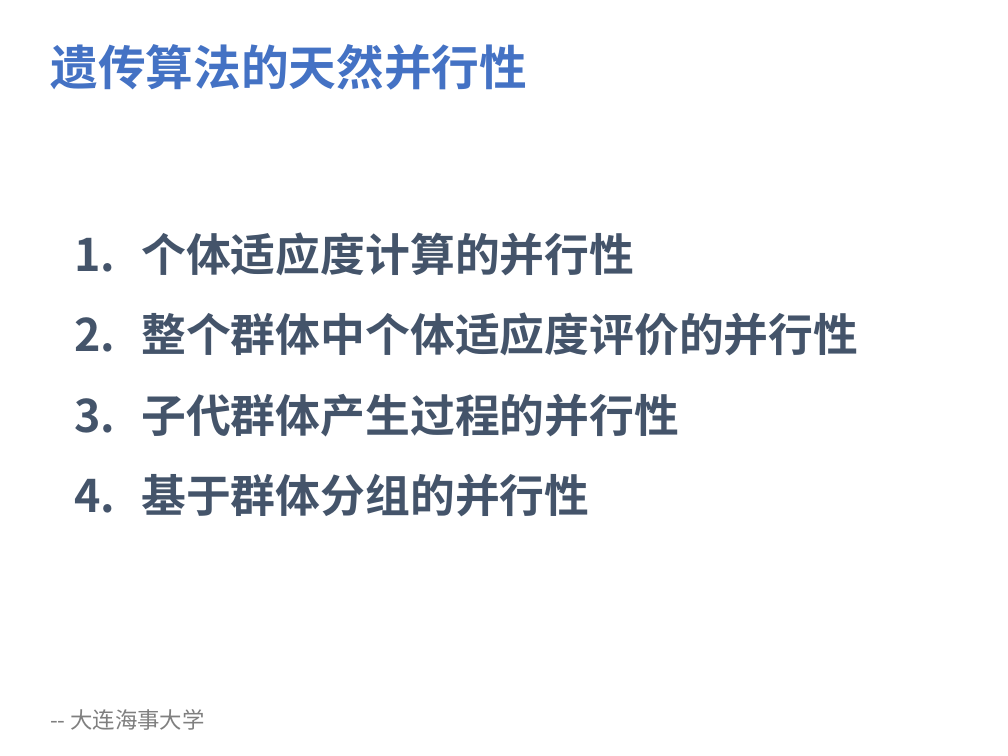
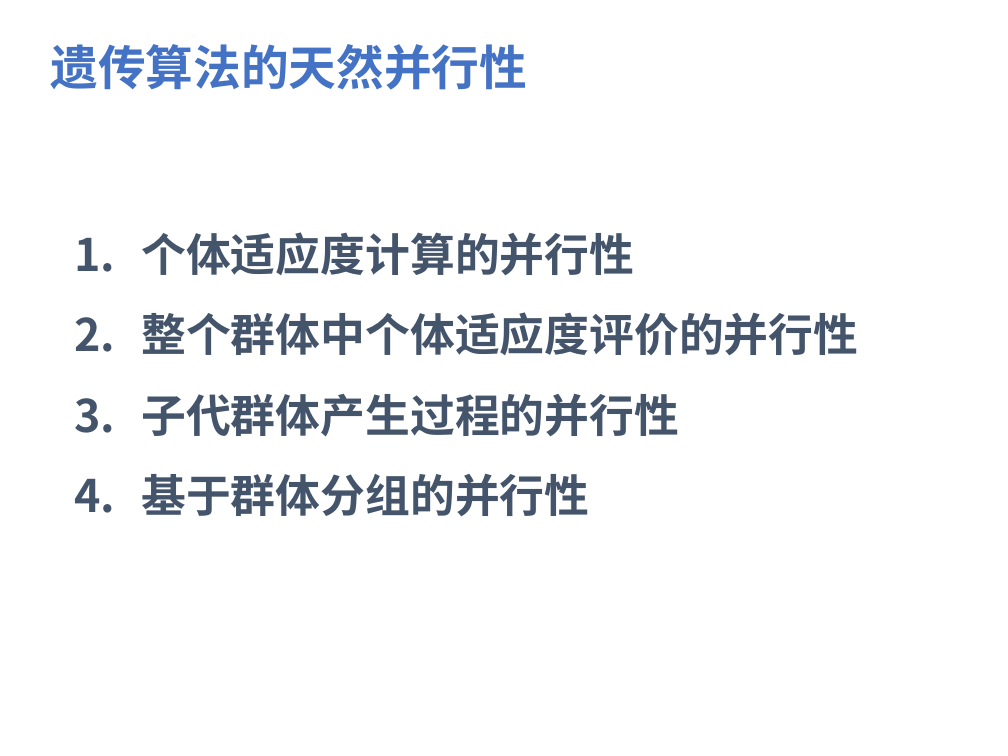
Before and after one commit to For-learning/graduation-thesis, a slide deck: slide 11 of 论文答辩ppt/曹立禄论文答辩ppt.ppt. Drawn at 1008x756 pixels with LibreOffice and Linux fonts; fonts in the diff are those of the drawing; background and template pictures are left out. Boxes give left, top, right and bottom in pixels: in the first picture for what was removed or moved away, otherwise in the second. Text is boxed around its words. In the diff, an @@ line names an element or a change of style, - is before the commit and + after.

```diff
--- a/论文答辩ppt/曹立禄论文答辩ppt.ppt
+++ b/论文答辩ppt/曹立禄论文答辩ppt.ppt
@@ text removed at [71, 709, 205, 730] @@
--- 大连海事大学
```
Also in this commit, not shown: 2 other files.
